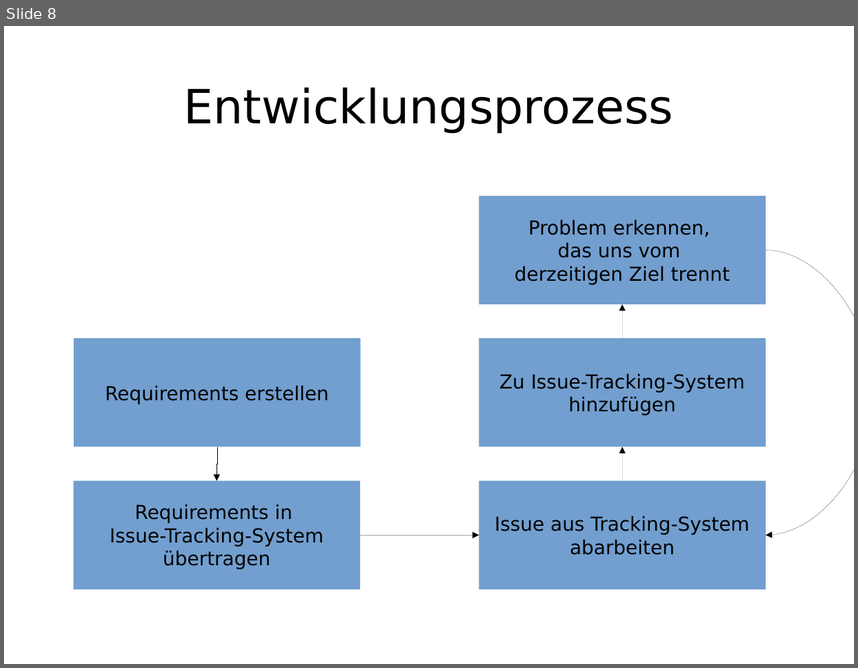
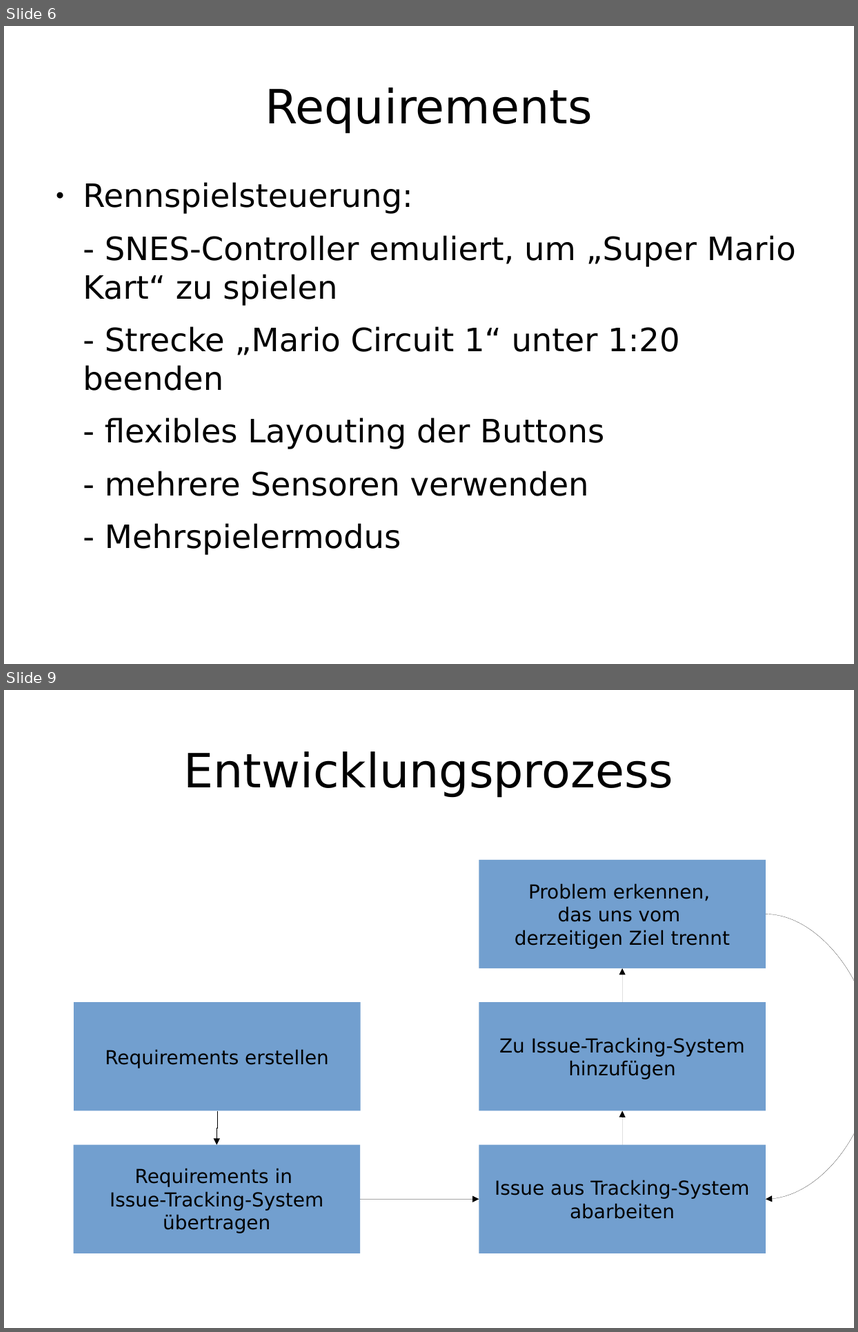
Before and after one commit to enra64/psychic-giggle, a slide deck: zwischenstand anfang dezember.odp. Shown one above the other, each under a label of ours: slide 8 before the commit, slides 6 and 9 after it; the slides between them are not shown. The pictures are 858x668 and 858x1332 pixels, drawn with LibreOffice and Linux fonts; fonts in the diff are those of the drawing. Boxes give left, top, right and bottom in pixels: in the first picture for what was removed or moved away, otherwise in the second. Text is boxed around its words. In the diff, an @@ line names an element or a change of style, - is before the commit and + after.

```diff
--- a/zwischenstand anfang dezember.odp
+++ b/zwischenstand anfang dezember.odp
@@ slide 6 added at (x1=4, y1=26, x2=854, y2=664), background #FFFFFF @@
@@ title added at (x1=265, y1=87, x2=593, y2=133), 44 pt, text #000000 @@
+Requirements
@@ text added at (x1=83, y1=182, x2=796, y2=555), 30 pt, text #000000 @@
+● Rennspielsteuerung:
+- SNES-Controller emuliert, um „Super Mario Kart“ zu spielen
+- Strecke „Mario Circuit 1“ unter 1:20 beenden
+- flexibles Layouting der Buttons
+- mehrere Sensoren verwenden
+- Mehrspielermodus
@@ what was slide 8 is now slide 9 @@
```
Also in this commit, not shown: 4 slides changed, 4 other slides added, 4 slides removed.
